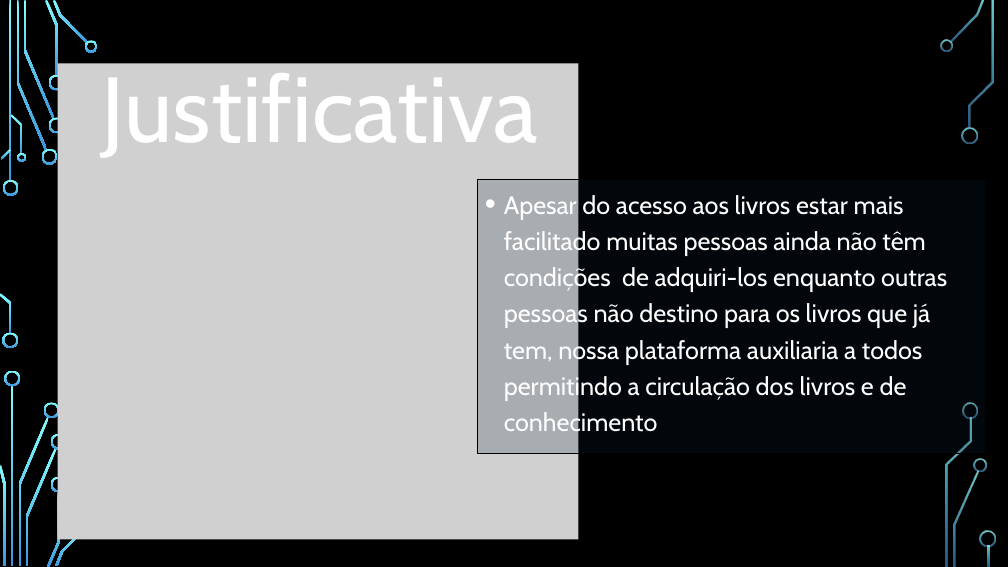
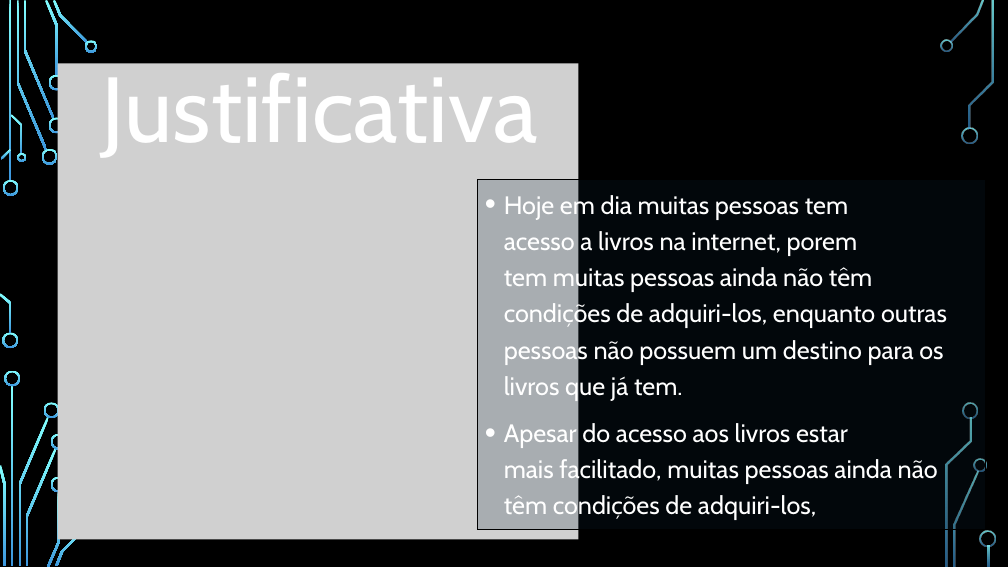
Before and after one commit to RafaelDuarteP/webook, a slide deck: slide 4 of Divulgacao/Apresentacao/WeBook.pptx (slide 5 before the commit). Drawn at 1008x567 pixels with LibreOffice and Linux fonts; fonts in the diff are those of the drawing; grey boxes stand for pictures; background and template pictures are left out. Boxes give left, top, right and bottom in pixels: in the first picture for what was removed or moved away, otherwise in the second. Text is boxed around its words. In the diff, an @@ line names an element or a change of style, - is before the commit and + after.

```diff
--- a/Divulgacao/Apresentacao/WeBook.pptx
+++ b/Divulgacao/Apresentacao/WeBook.pptx
@@ text "Hoje em dia muitas pessoas ...": place and size @@
-text "Hoje em dia muitas pessoas ..." at <box>477,179,985,454</box>
+text "Hoje em dia muitas pessoas ..." at <box>477,179,985,529</box>
@@ text at <box>504,193,947,521</box>: text changed @@
-• Apesar do acesso aos livros estar mais facilitado muitas pessoas ainda não têm condições de adquiri-los enquanto outras pessoas não destino para os livros que já tem, nossa plataforma auxiliaria a todos permitindo a circulação dos livros e de conhecimento
+• Hoje em dia muitas pessoas tem acesso a livros na internet, porem tem muitas pessoas ainda não têm condições de adquiri-los, enquanto outras pessoas não possuem um destino para os livros que já tem.
+• Apesar do acesso aos livros estar mais facilitado, muitas pessoas ainda não têm condições de adquiri-los,
```
Also in this commit, not shown: 1 other slide changed, 2 slides added, 3 slides removed.
